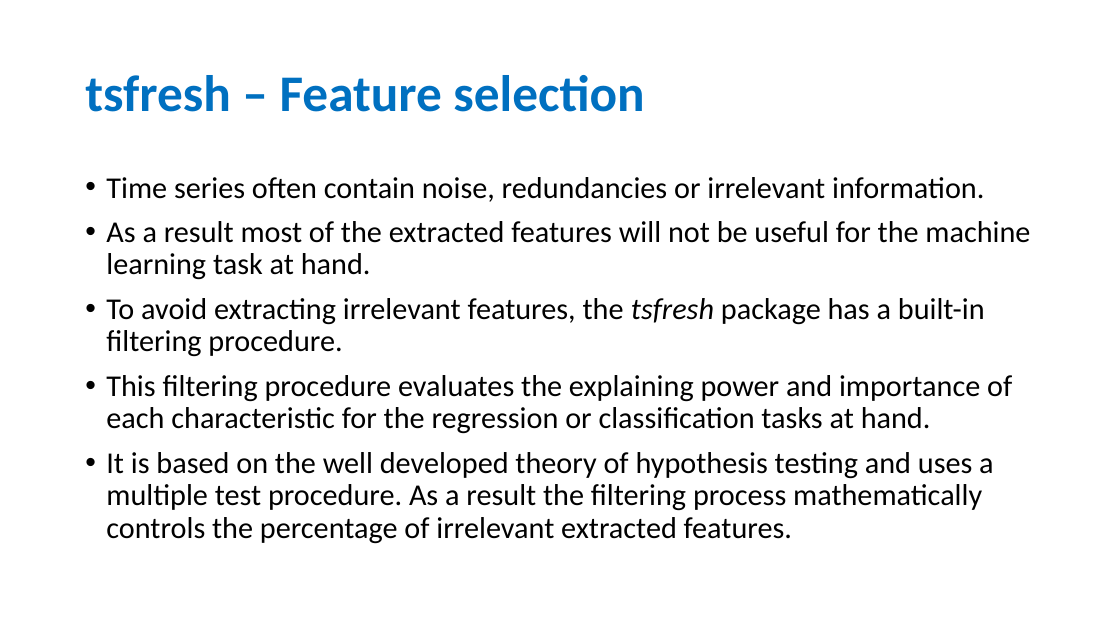
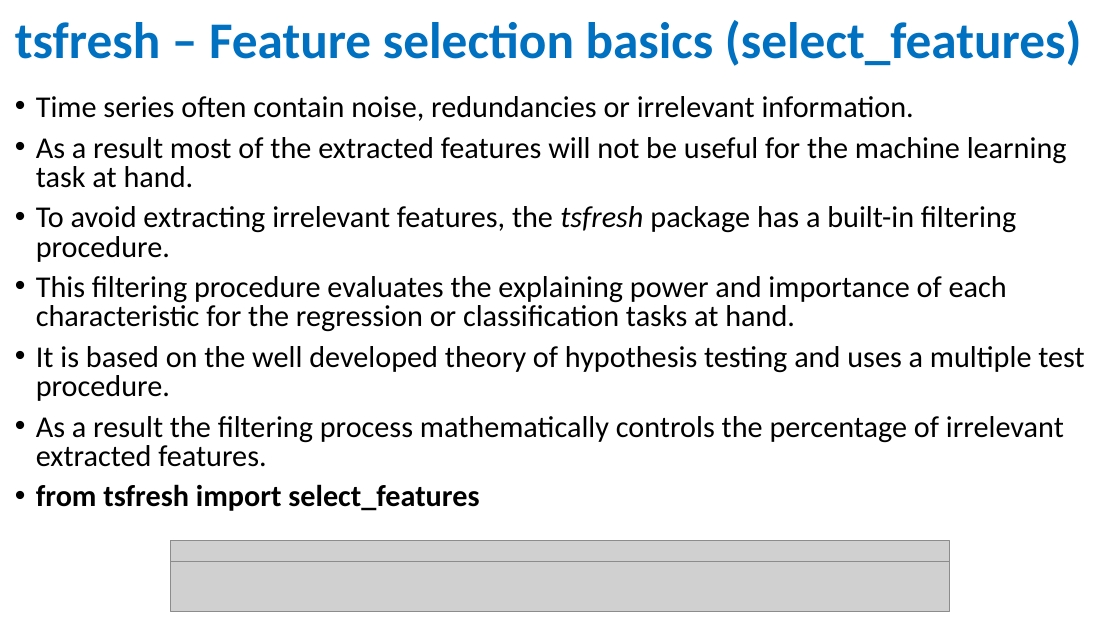
Before and after one commit to qingkaikong/SSA_Machine_Learning_2019, a slide deck: slide 13 of presentations/Feature_Engineering_ML_SSA19.pptx. Drawn at 1120x630 pixels with LibreOffice and Linux fonts; fonts in the diff are those of the drawing; grey boxes stand for pictures. Boxes give left, top, right and bottom in pixels: in the first picture for what was removed or moved away, otherwise in the second. Text is boxed around its words. In the diff, an @@ line names an element or a change of style, - is before the commit and + after.

Commit message:
Ftrs engg and selection ppt update

```diff
--- a/presentations/Feature_Engineering_ML_SSA19.pptx
+++ b/presentations/Feature_Engineering_ML_SSA19.pptx
@@ title at (15, 20, 1082, 66): text changed @@
-tsfresh – Feature selection
+tsfresh – Feature selection basics (select_features)
@@ text "Time series often contain noise, ...": place and size @@
-text "Time series often contain noise, ..." at (106, 177, 1030, 544)
+text "Time series often contain noise, ..." at (36, 96, 1084, 511)
@@ text at (36, 96, 1067, 332): line spacing 0.9 to 0.8 @@
@@ text at (36, 346, 1084, 511): text changed @@
-• It is based on the well developed theory of hypothesis testing and uses a multiple test procedure. As a result the filtering process mathematically controls the percentage of irrelevant extracted features.
+• It is based on the well developed theory of hypothesis testing and uses a multiple test procedure.
+• As a result the filtering process mathematically controls the percentage of irrelevant extracted features.
+• from tsfresh import select_features
@@ picture added at (171, 561, 949, 612) @@
@@ picture added at (171, 541, 949, 562) @@
```
Also in this commit, not shown: 4 other slides changed, 2 slides added.
